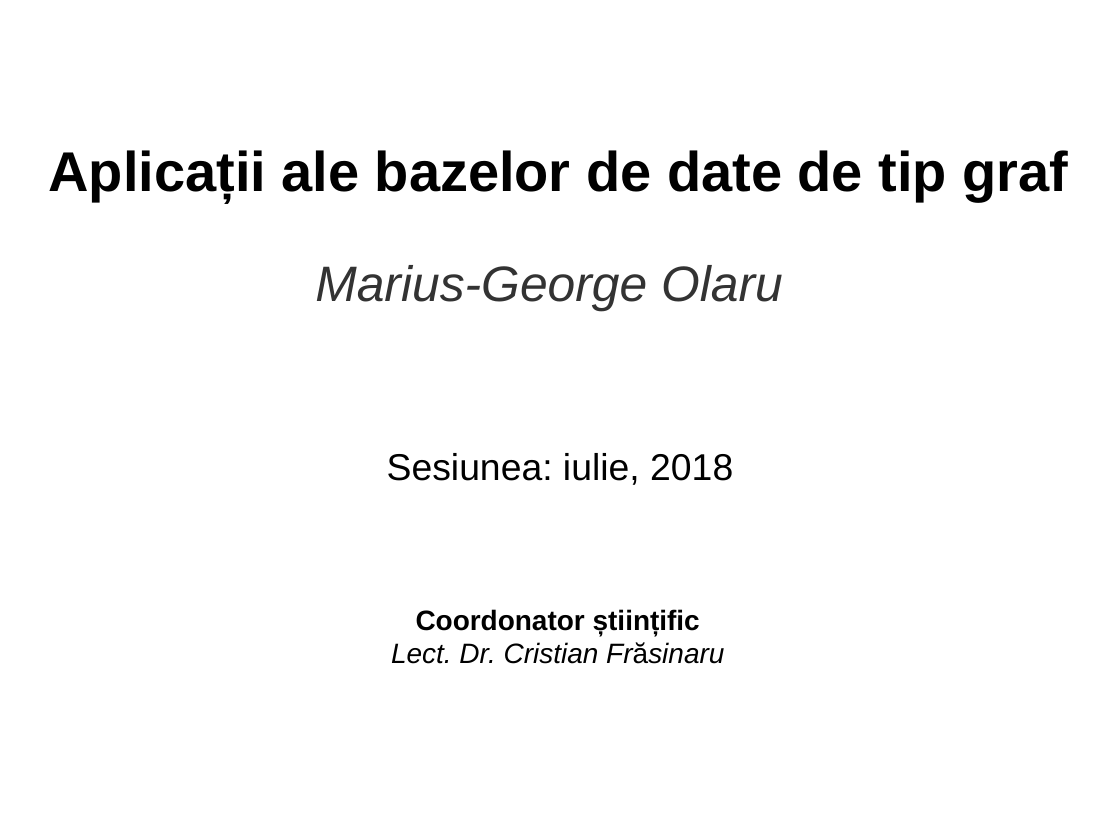
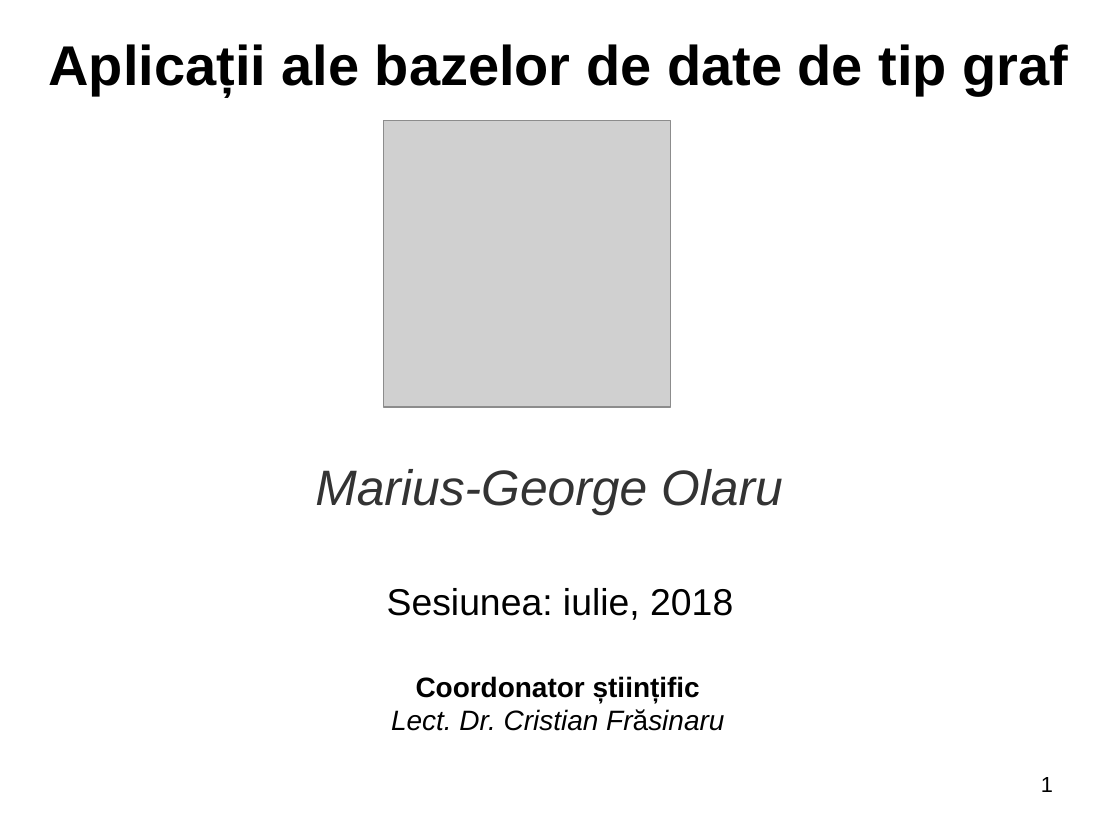
Before and after one commit to mariusolaru/Licenta, a slide deck: slide 1 of Licenta2018OlaruMariusGeorge/Prezentare.ppt. Drawn at 1120x840 pixels with LibreOffice and Linux fonts; fonts in the diff are those of the drawing; grey boxes stand for pictures; background and template pictures are left out. Boxes give left, top, right and bottom in pixels: in the first picture for what was removed or moved away, otherwise in the second. Text is boxed around its words. In the diff, an @@ line names an element or a change of style, - is before the commit and + after.

```diff
--- a/Licenta2018OlaruMariusGeorge/Prezentare.ppt
+++ b/Licenta2018OlaruMariusGeorge/Prezentare.ppt
@@ text "Aplicații ale bazelor de date ...": place and size @@
-text "Aplicații ale bazelor de date ..." at (49,150,1068,201)
+text "Aplicații ale bazelor de date ..." at (49,44,1068,95)
@@ picture added at (384,120,671,407) @@
@@ text "Marius-George Olaru": place and size @@
-text "Marius-George Olaru" at (315,265,783,311)
+text "Marius-George Olaru" at (315,469,783,516)
@@ text "Sesiunea: iulie, 2018": place and size @@
-text "Sesiunea: iulie, 2018" at (387,453,733,485)
+text "Sesiunea: iulie, 2018" at (387,588,733,620)
@@ text "Coordonator științific": place and size @@
-text "Coordonator științific" at (391,609,724,664)
+text "Coordonator științific" at (391,676,724,731)
@@ page number added at (1041,777,1053,792), 14 pt, text #000000 @@
+1
```
Also in this commit, not shown: 11 other slides changed, 3 slides added, 3 slides removed.
